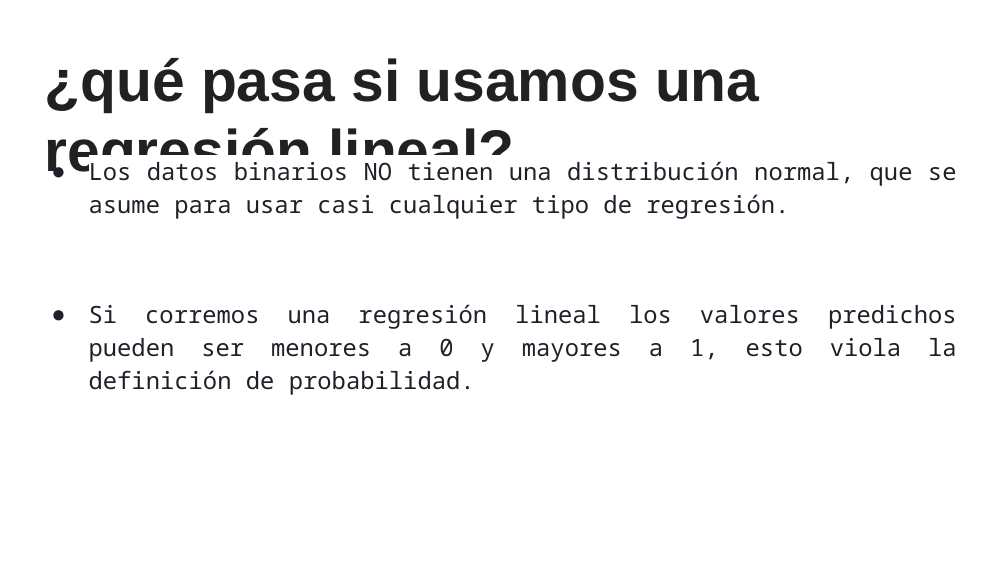
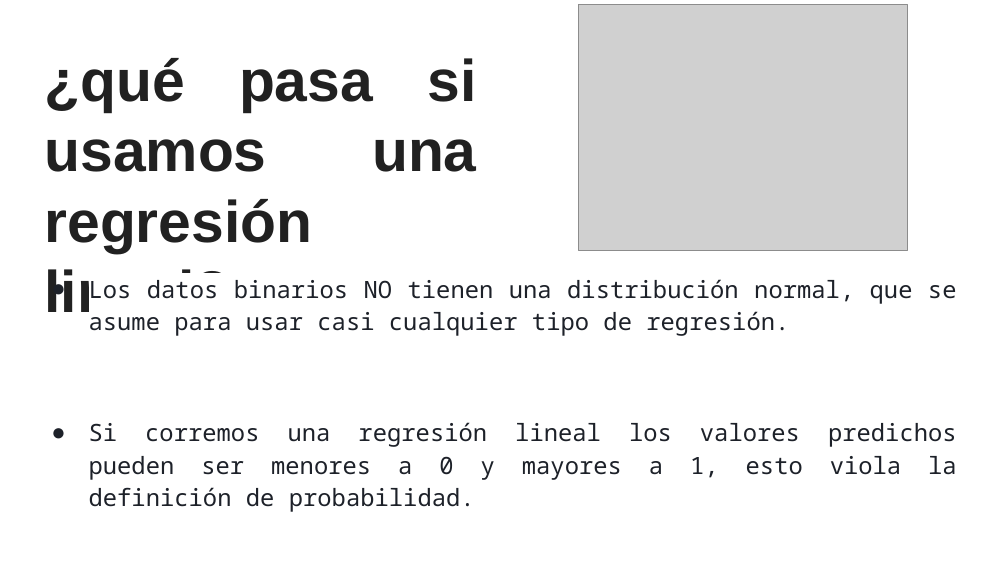
Before and after one commit to sainosmichelle/sainosmichelle.github.io, a slide deck: slide 9 of assets/files/Tema6/reg_log/6.2 Regresión Logística.pptx. Drawn at 1008x567 pixels with LibreOffice and Linux fonts; fonts in the diff are those of the drawing; grey boxes stand for pictures. Boxes give left, top, right and bottom in pixels: in the first picture for what was removed or moved away, otherwise in the second. Text is boxed around its words. In the diff, an @@ line names an element or a change of style, - is before the commit and + after.

```diff
--- a/assets/files/Tema6/reg_log/6.2 Regresión Logística.pptx
+++ b/assets/files/Tema6/reg_log/6.2 Regresión Logística.pptx
@@ picture added at bbox=[579, 4, 907, 250] @@
@@ title "¿qué pasa si usamos una ..." at bbox=[44, 58, 476, 324]: alignment left to justified @@
@@ text "Los datos binarios NO tienen ...": place and size @@
-text "Los datos binarios NO tienen ..." at bbox=[89, 161, 957, 395]
+text "Los datos binarios NO tienen ..." at bbox=[89, 279, 957, 512]
```
Also in this commit, not shown: 6 other slides changed, 20 other files.
